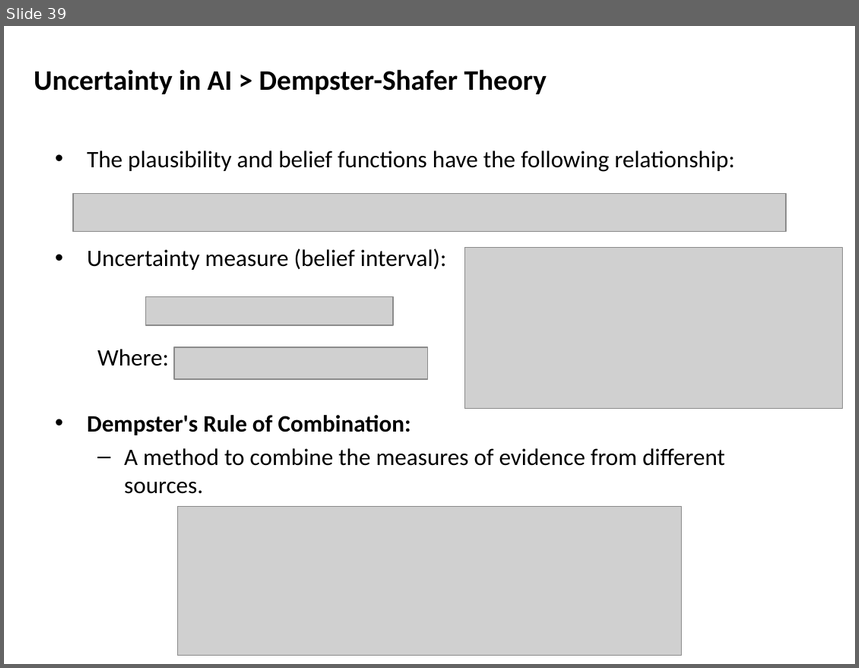
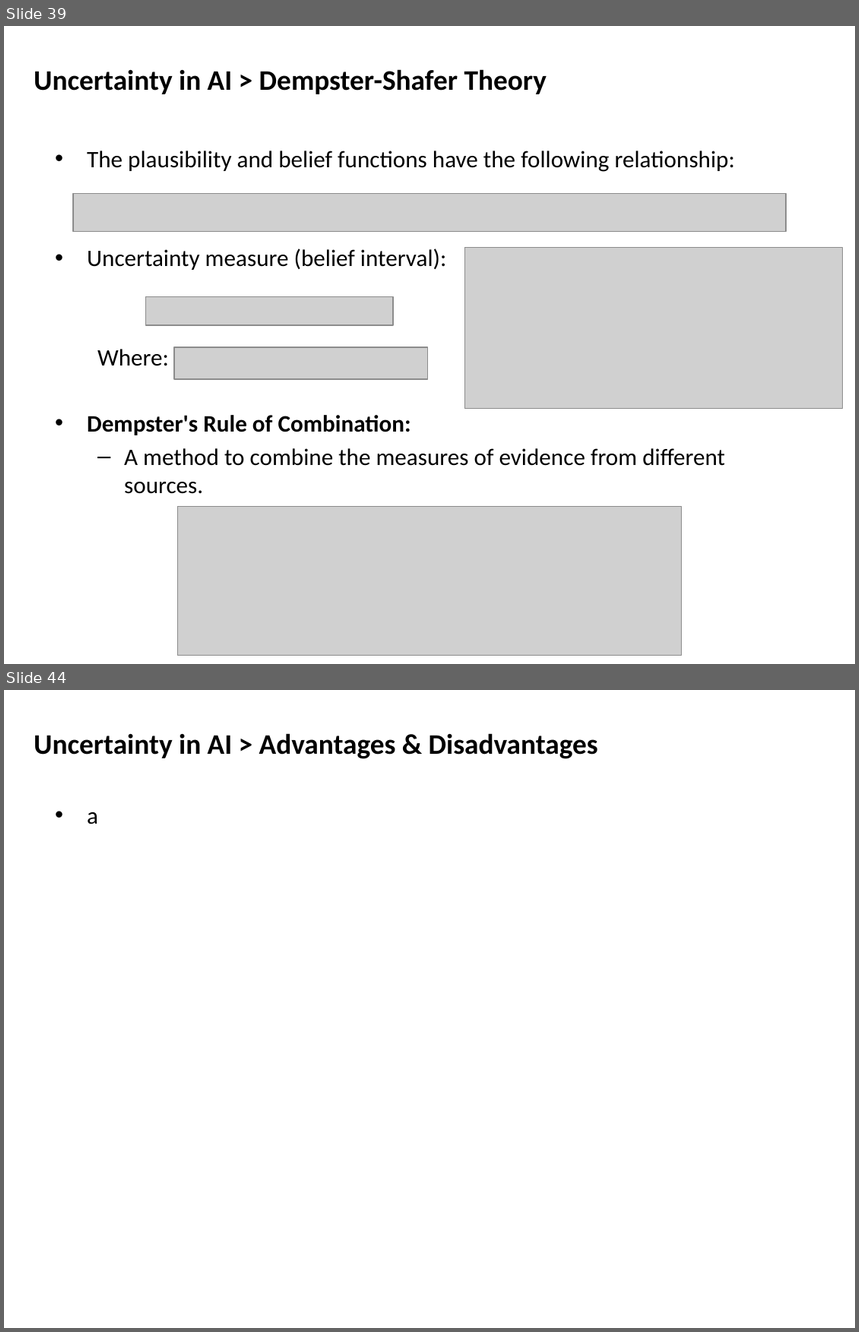
Before and after one commit to mshayganfar/CompExam1, a slide deck: presentation/PhD-comprehensive-exam.pptx. Shown one above the other, each under a label of ours: slide 39 before the commit, slides 39 and 44 after it; the slides between them are not shown. The pictures are 859x668 and 859x1332 pixels, drawn with LibreOffice and Linux fonts; fonts in the diff are those of the drawing; grey boxes stand for pictures. Boxes give left, top, right and bottom in pixels: in the first picture for what was removed or moved away, otherwise in the second. Text is boxed around its words. In the diff, an @@ line names an element or a change of style, - is before the commit and + after.

```diff
--- a/presentation/PhD-comprehensive-exam.pptx
+++ b/presentation/PhD-comprehensive-exam.pptx
@@ slide 44 added at (4, 690, 855, 1328), background #FFFFFF @@
@@ text added at (34, 733, 598, 759), 24 pt, text #000000, bold @@
+Uncertainty in AI > Advantages & Disadvantages
@@ text added at (87, 812, 98, 825), 20 pt, text #000000 @@
+• a
```
Also in this commit, not shown: 4 other slides added.
